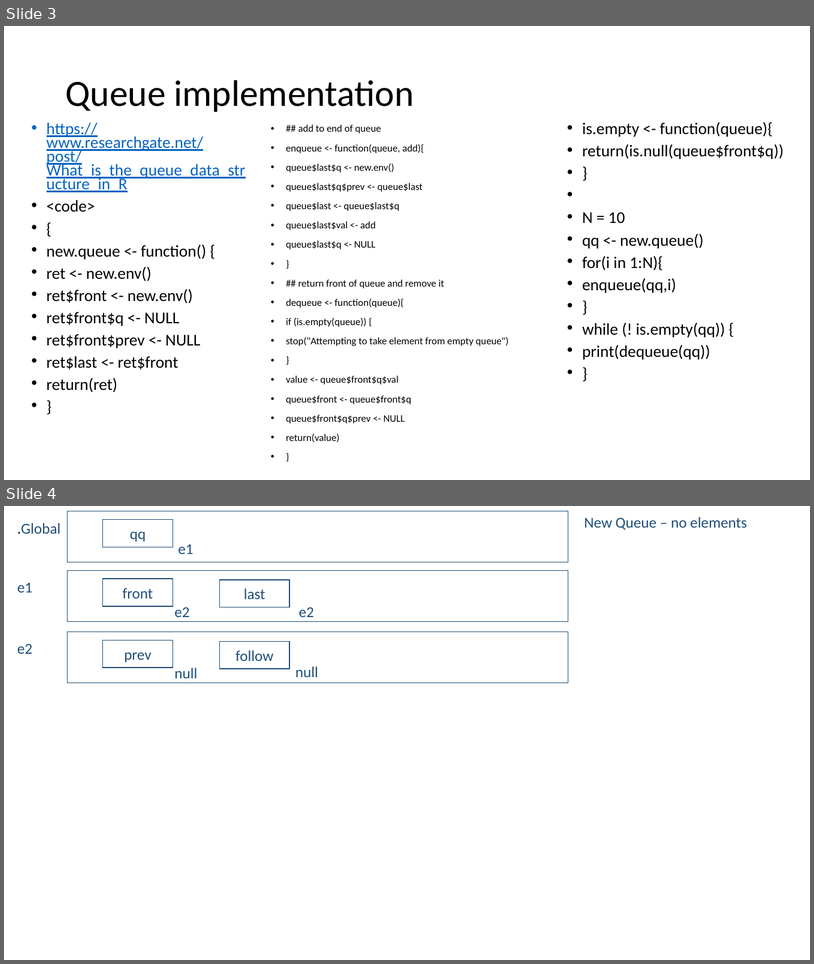
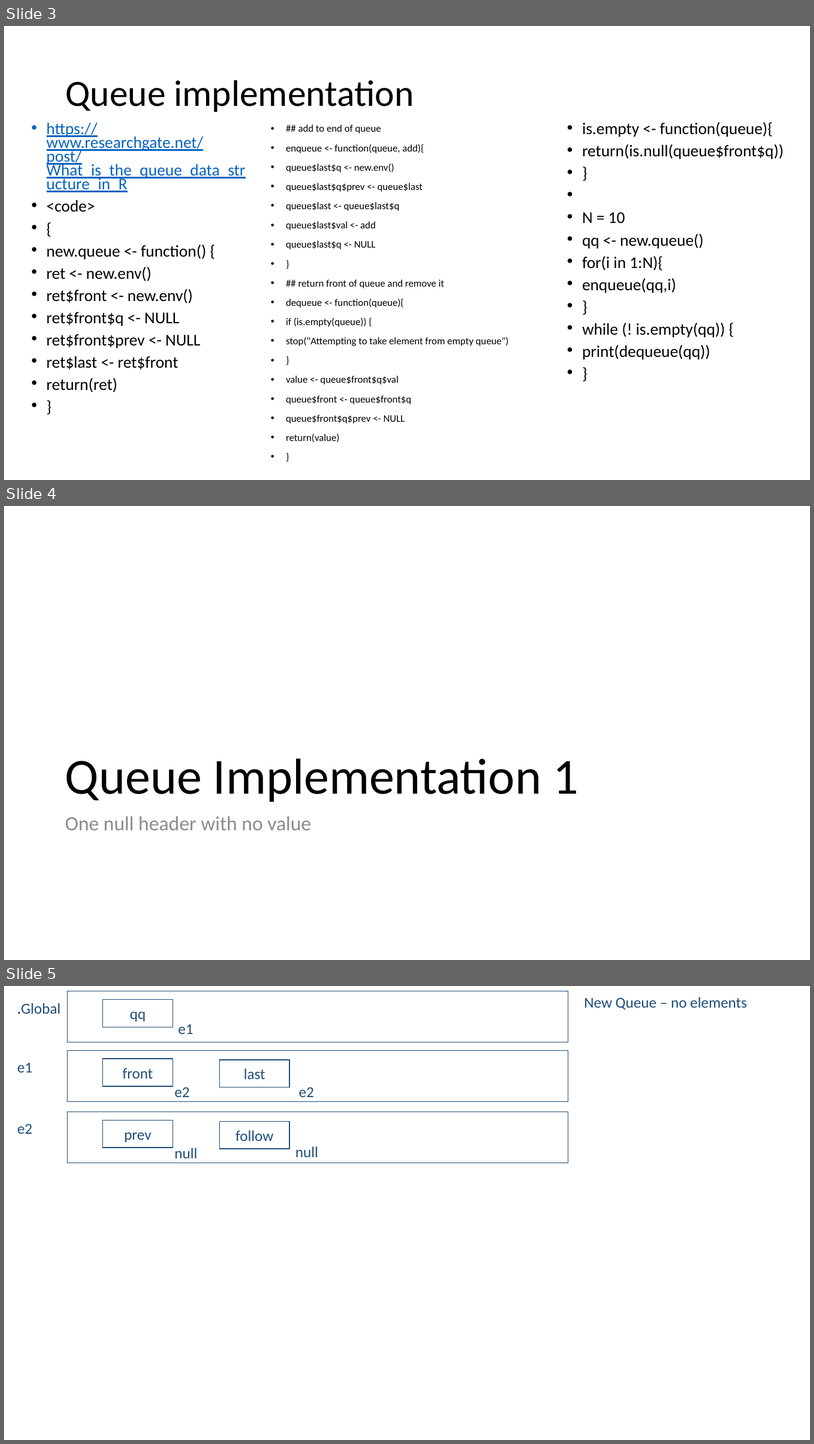
Before and after one commit to ajhigginsllc/Water-Lift, a slide deck: Water Lift.pptx. Shown one above the other, each under a label of ours: slides 3 and 4 before the commit, slides 3, 4 and 5 after it. The pictures are 814x964 and 814x1444 pixels, drawn with LibreOffice and Linux fonts; fonts in the diff are those of the drawing. Boxes give left, top, right and bottom in pixels: in the first picture for what was removed or moved away, otherwise in the second. Text is boxed around its words. In the diff, an @@ line names an element or a change of style, - is before the commit and + after.

```diff
--- a/Water Lift.pptx
+++ b/Water Lift.pptx
@@ slide 4 added at <box>4,506,810,960</box>, background #FFFFFF @@
@@ title added at <box>65,758,579,802</box>, 60 pt, text #000000 @@
+Queue Implementation 1
@@ text added at <box>65,816,311,830</box>, 24 pt, text #8C8C8C @@
+One null header with no value
@@ what was slide 4 is now slide 5 @@
```
Also in this commit, not shown: 4 slides changed, 8 other slides added.
